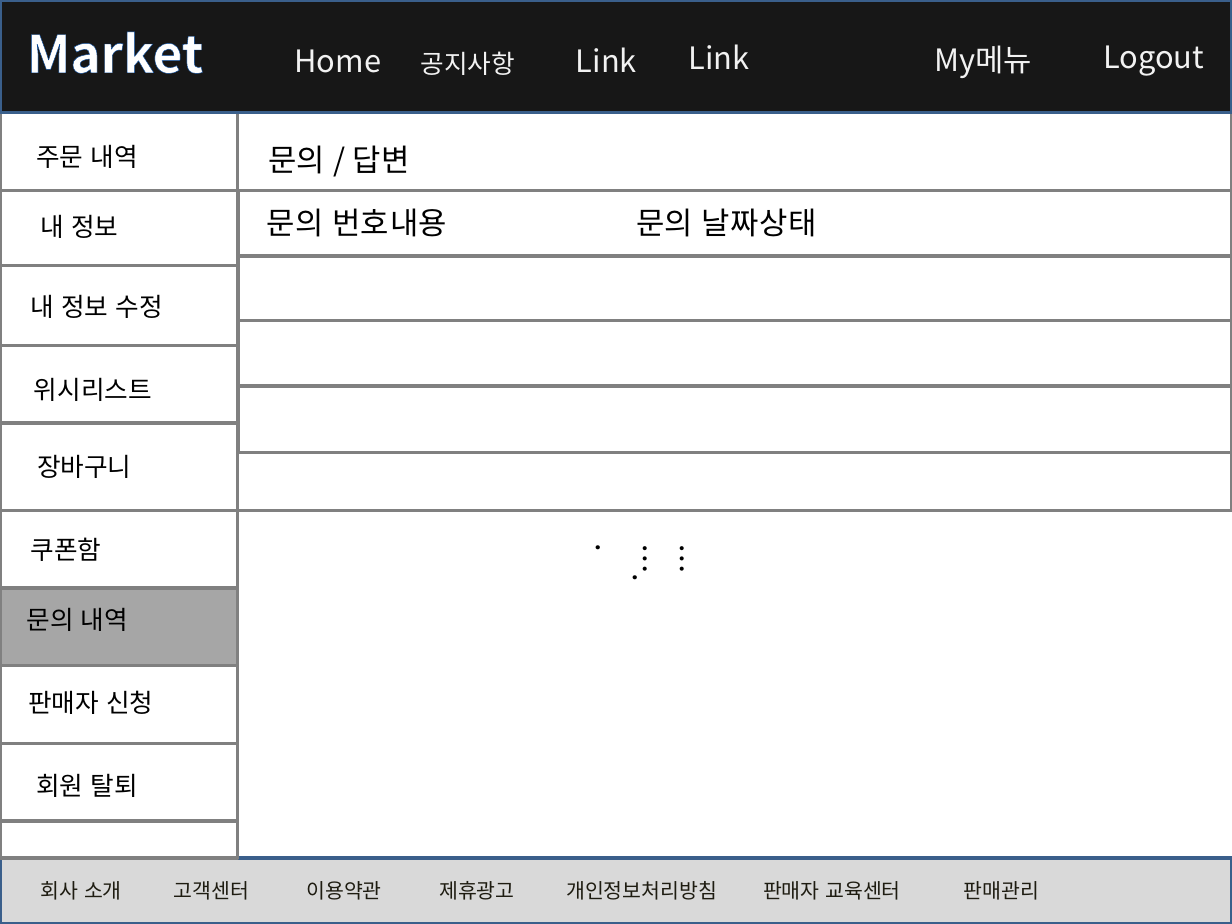
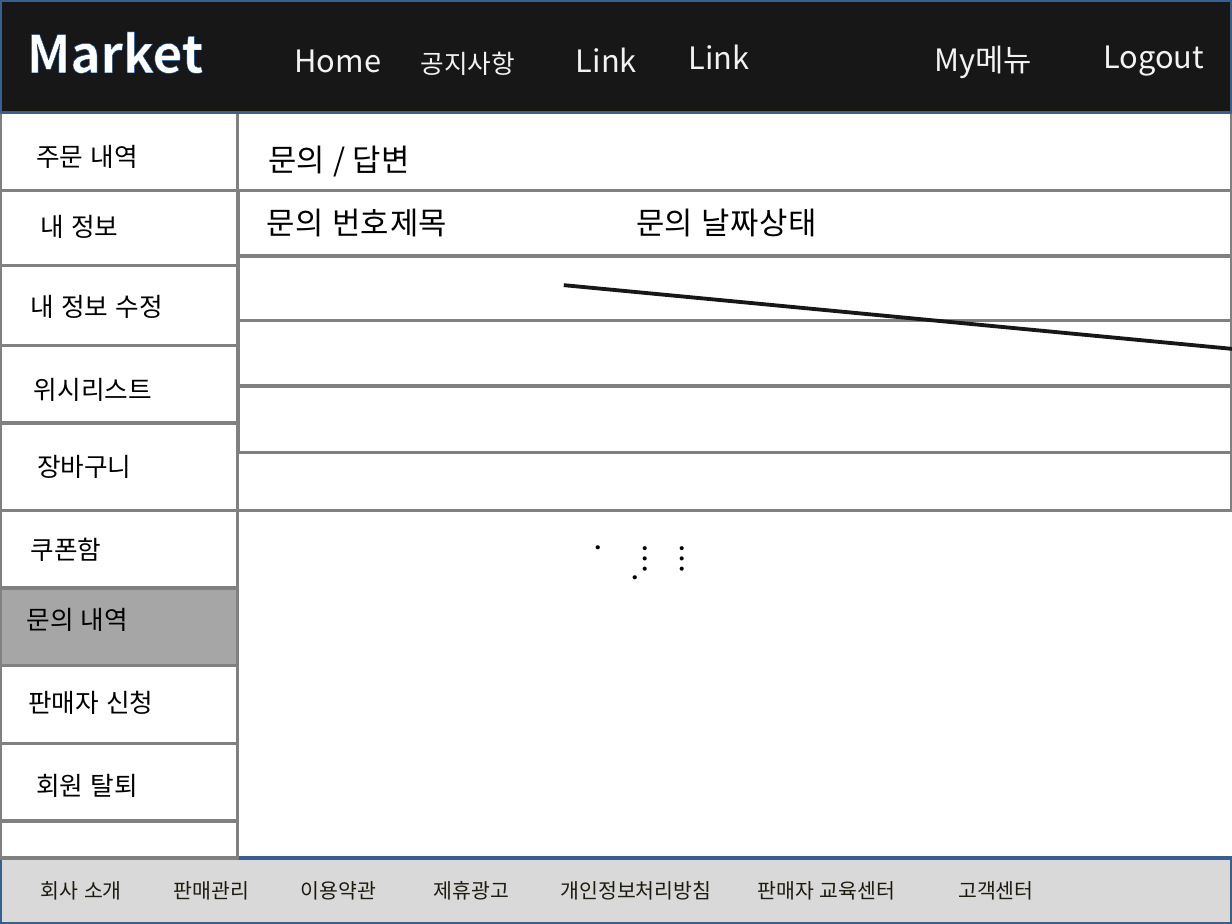
Before and after one commit to rosangels2/market, a slide deck: slide 23 of 포트폴리오/스토리보드/스토리보드.pptx. Drawn at 1232x924 pixels with LibreOffice and Linux fonts; fonts in the diff are those of the drawing. Boxes give left, top, right and bottom in pixels: in the first picture for what was removed or moved away, otherwise in the second. Text is boxed around its words. In the diff, an @@ line names an element or a change of style, - is before the commit and + after.

```diff
--- a/포트폴리오/스토리보드/스토리보드.pptx
+++ b/포트폴리오/스토리보드/스토리보드.pptx
@@ text at [332,208,817,237]: text changed @@
-문의 번호 내용 문의 날짜 상태
+문의 번호 제목 문의 날짜 상태
@@ arrow added from (564, 285) to (1232, 354), #171717 2.25 pt @@
@@ text at [41,881,1033,900]: text changed @@
-회사 소개 고객센터 이용약관 제휴광고 개인정보처리방침 판매자 교육센터 판매관리
+회사 소개 판매관리 이용약관 제휴광고 개인정보처리방침 판매자 교육센터 고객센터
```
Also in this commit, not shown: 1 other file.
